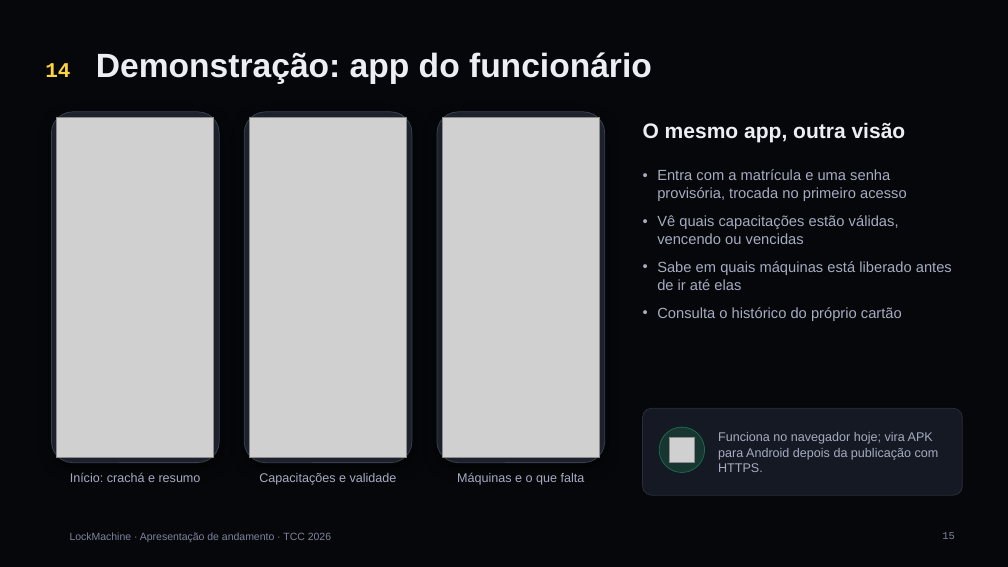
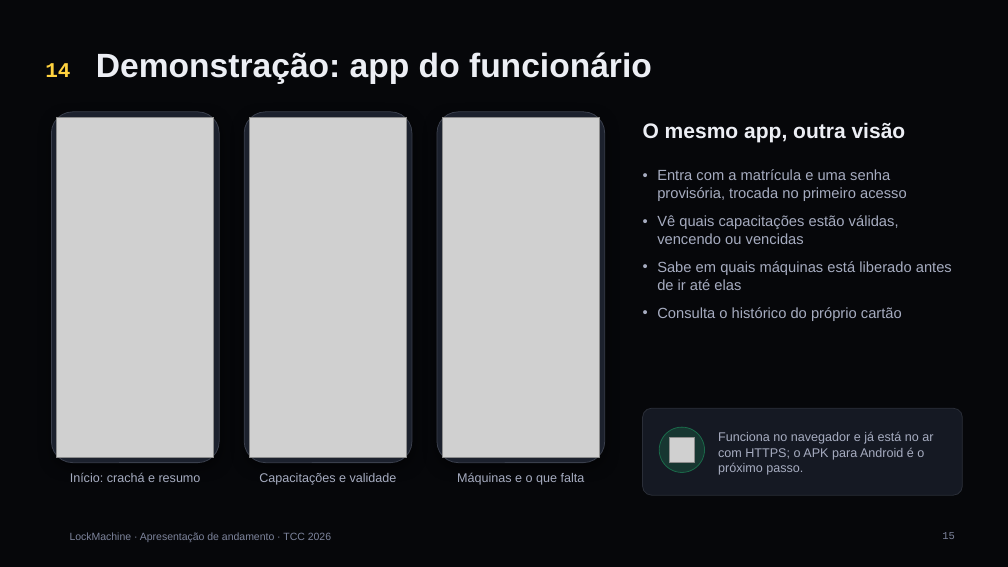
Before and after one commit to LeonardoKronka/linkwave-lockmachine, a slide deck: slide 15 of docs/apresentacao/completa/LockMachine_Completa_PowerPoint.pptx. Drawn at 1008x567 pixels with LibreOffice and Linux fonts; fonts in the diff are those of the drawing; grey boxes stand for pictures; background and template pictures are left out. Boxes give left, top, right and bottom in pixels: in the first picture for what was removed or moved away, otherwise in the second. Text is boxed around its words. In the diff, an @@ line names an element or a change of style, - is before the commit and + after.

```diff
--- a/docs/apresentacao/completa/LockMachine_Completa_PowerPoint.pptx
+++ b/docs/apresentacao/completa/LockMachine_Completa_PowerPoint.pptx
@@ text at (718, 432, 933, 475): text changed @@
-Funciona no navegador hoje; vira APK para Android depois da publicação com HTTPS.
+Funciona no navegador e já está no ar com HTTPS; o APK para Android é o próximo passo.
```
Also in this commit, not shown: 2 other slides changed, 5 other files.
